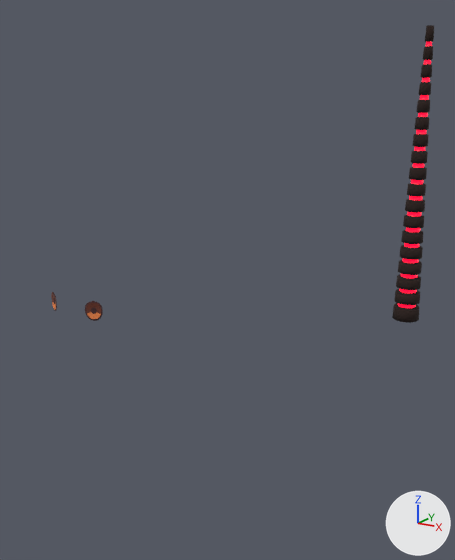
Renders of the Blender file Shader/Blender/Visage.blend from each side of a commit.
The view is the same before and after, from a 50 mm camera at (7.57, -7.49, 4.88) aimed at (1.28, 2.49, 1.38). The axes (+X, +Y, +Z) are drawn at lower right. The lights are the same throughout. The same objects are shown in both versions, whatever each file hides.
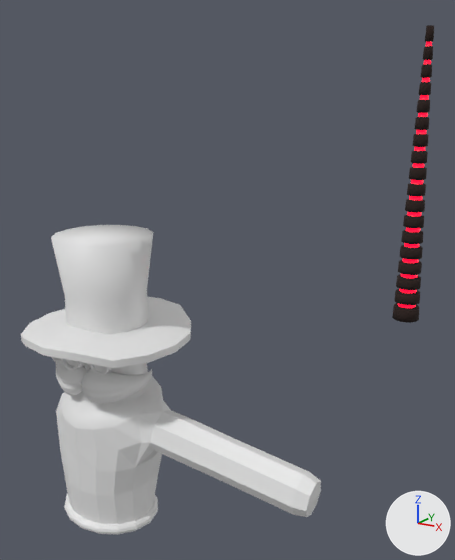
What differs and where, as boxes (x1, y1, x2, y2) in the pictures (455 x 560 px):
'Circle', reshaped, moved, modifiers changed
    before: (51, 292, 103, 321)
    after: (56, 363, 321, 524)
'Circle.001', added
    after: (21, 225, 191, 368)
'NurbsPath.005', added
    after: (56, 362, 152, 404)
'Circle.002', added
    after: (64, 494, 158, 535)
'Cube.005', added
    after: (52, 357, 113, 376)
'Cube', added
    after: (60, 358, 88, 371)

Diff of the bpy script that builds the scene:
```diff
--- a/Shader/Blender/Visage.blend.py
+++ b/Shader/Blender/Visage.blend.py
@@ me_circle_003 @@
+me_circle_003.from_pydata(...)  # 377 vertices, 376 faces; spans x -1.29..4.22, y -0.51..1.38, z -2.73..1.52
@@ cu_circle_002 @@
+cu_circle_002 = bpy.data.curves.new('Circle.002', 'CURVE')
+cu_circle_002.dimensions = '3D'
+_sp = cu_circle_002.splines.new('POLY'); _sp.points.add(15)
+_sp.points.foreach_set('co', [-0.337, 0.93, -2.818, 0.0, -0.622, 0.775, -2.818, 0.0, -0.813, 0.544, -2.818, 0.0, -0.88, 0.27, -2.818, 0.0, -0.813, -0.00345, -2.818, 0.0, -0.622, -0.235, -2.818, 0.0, -0.337, -0.39, -2.818, 0.0, 0.0, -0.445, -2.818, 0.0, 0.337, -0.39, -2.818, 0.0, 0.622, -0.235, -2.818, 0.0, 0.813, -0.00345, -2.818, 0.0, 0.88, 0.27, -2.818, 0.0, 0.813, 0.544, -2.818, 0.0, 0.622, 0.775, -2.818, 0.0, 0.337, 0.93, -2.818, 0.0, 0.0, 0.985, -2.818, 0.0])
+_sp.order_v = 0
+_sp.resolution_v = 0
+_sp.use_cyclic_u = True
+_sp.use_endpoint_u = True
+_sp.use_smooth = False
+cu_circle_002.bevel_depth = 0.1
+cu_circle_002.fill_mode = 'FULL'
@@ cu_nurbspath_001 @@
+cu_nurbspath_001 = bpy.data.curves.new('NurbsPath.001', 'CURVE')
+cu_nurbspath_001.dimensions = '3D'
+_sp = cu_nurbspath_001.splines.new('NURBS'); _sp.points.add(4)
+_sp.points.foreach_set('co', [0.0, -0.0626, -0.0477, 1.0, 0.138, -0.405, 0.0824, 1.0, 0.467, -0.348, -0.108, 1.0, 1.132, 0.292, -0.0233, 1.0, 1.141, 0.262, 0.333, 1.0])
+_sp.points.foreach_set('radius', [0.283, 1.169, 0.721, 0.324, 0.000756])
+_sp.points.foreach_set('tilt', [1.656, 1.656, 0.774, 1.815, 1.127])
+_sp.order_u = 5
+_sp.order_v = 0
+_sp.use_endpoint_u = True
+cu_nurbspath_001.use_path = True
+cu_nurbspath_001.bevel_mode = 'OBJECT'
+cu_nurbspath_001.fill_mode = 'FULL'
+cu_nurbspath_001.bevel_object = ob_béziercircle_001
@@ cu_béziercircle_001 @@
+cu_béziercircle_001 = bpy.data.curves.new('BézierCircle.001', 'CURVE')
+cu_béziercircle_001.dimensions = '3D'
+_sp = cu_béziercircle_001.splines.new('POLY'); _sp.points.add(21)
+_sp.points.foreach_set('co', [-0.403, -0.0157, 0.0, 1.0, -0.353, 0.039, 0.0, 1.0, -0.303, 0.0506, 0.0, 1.0, -0.252, 0.117, 0.0, 1.0, -0.202, 0.104, 0.0, 1.0, -0.151, 0.171, 0.0, 1.0, -0.0864, 0.169, 0.0, 1.0, 0.0, 0.218, 0.0, 1.0, 0.101, 0.187, 0.0, 1.0, 0.151, 0.12, 0.0, 1.0, 0.202, 0.156, 0.0, 1.0, 0.252, 0.117, 0.0, 1.0, 0.303, 0.0506, 0.0, 1.0, 0.353, 0.039, 0.0, 1.0, 0.403, -0.0157, 0.0, 1.0, 0.303, 0.0121, 0.0, 1.0, 0.202, -0.000467, 0.0, 1.0, 0.101, 0.0782, 0.0, 1.0, 0.0, 0.0293, 0.0, 1.0, -0.101, 0.0782, 0.0, 1.0, -0.202, -0.000467, 0.0, 1.0, -0.303, 0.0121, 0.0, 1.0])
+_sp.order_v = 1
+_sp.use_cyclic_u = True
+cu_béziercircle_001.use_path = True
+cu_béziercircle_001.fill_mode = 'FULL'
@@ ob_circle @@
-ob_circle = bpy.data.objects.new('Circle', me_circle)
-ob_circle.location = (0.0, -0.71, 1.43)
-_m = ob_circle.modifiers.new('Mirror', 'MIRROR')
+ob_circle = bpy.data.objects.new('Circle', me_circle_003)
+ob_circle.location = (0.0, 0.0, 0.0)
@@ ob_circle_002 @@
+ob_circle_002 = bpy.data.objects.new('Circle.002', cu_circle_002)
+ob_circle_002.location = (0.0, 0.0, 0.0)
@@ ob_circle_001 @@
+ob_circle_001 = bpy.data.objects.new('Circle.001', me_circle_004)  # 161 vertices, 160 faces; spans x -1.52..1.52, y -1.06..1.99, z 0.65..2.5
+ob_circle_001.location = (0.0, 0.0, 0.0)
@@ ob_nurbspath_005 @@
+ob_nurbspath_005 = bpy.data.objects.new('NurbsPath.005', cu_nurbspath_001)  # modifiers MIRROR
+ob_nurbspath_005.location = (0.0, 0.0, 0.0)
@@ ob_béziercircle_001 @@
+ob_béziercircle_001 = bpy.data.objects.new('BézierCircle.001', cu_béziercircle_001)
+ob_béziercircle_001.location = (0.0, 0.0, 0.0)
@@ ob_cube_005 @@
+ob_cube_005 = bpy.data.objects.new('Cube.005', me_cube_006)  # 91 vertices, 81 faces; spans x 0.242..0.692, y -0.019..0.613, z -0.271..0.081; modifiers MIRROR
+ob_cube_005.location = (0.0, -0.38, 0.56)
@@ ob_cube @@
+ob_cube = bpy.data.objects.new('Cube', me_cube)  # 91 vertices, 81 faces; spans x -0.234..0.234, y -0.147..0.619, z -0.244..0.224
+ob_cube.location = (0.0, -0.38, 0.56)
```
